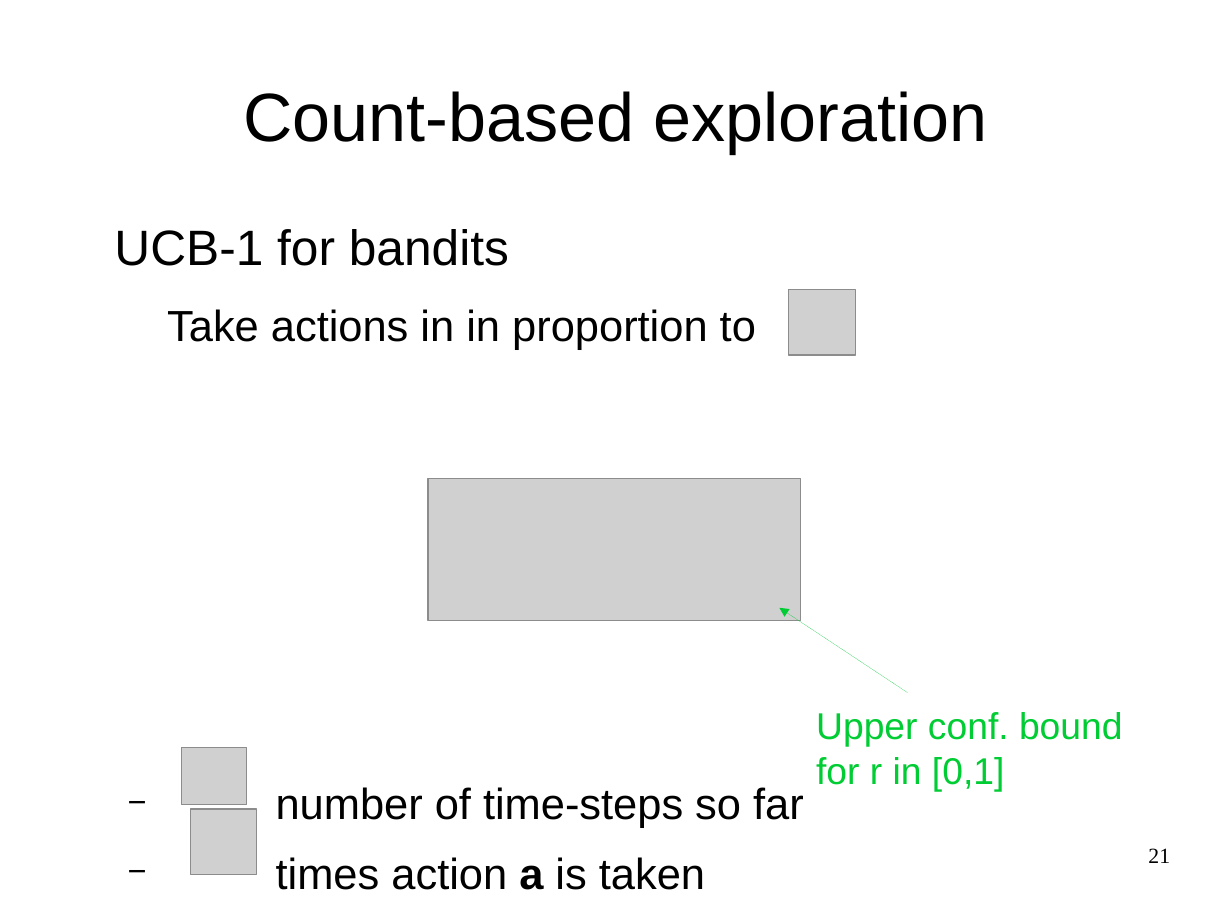
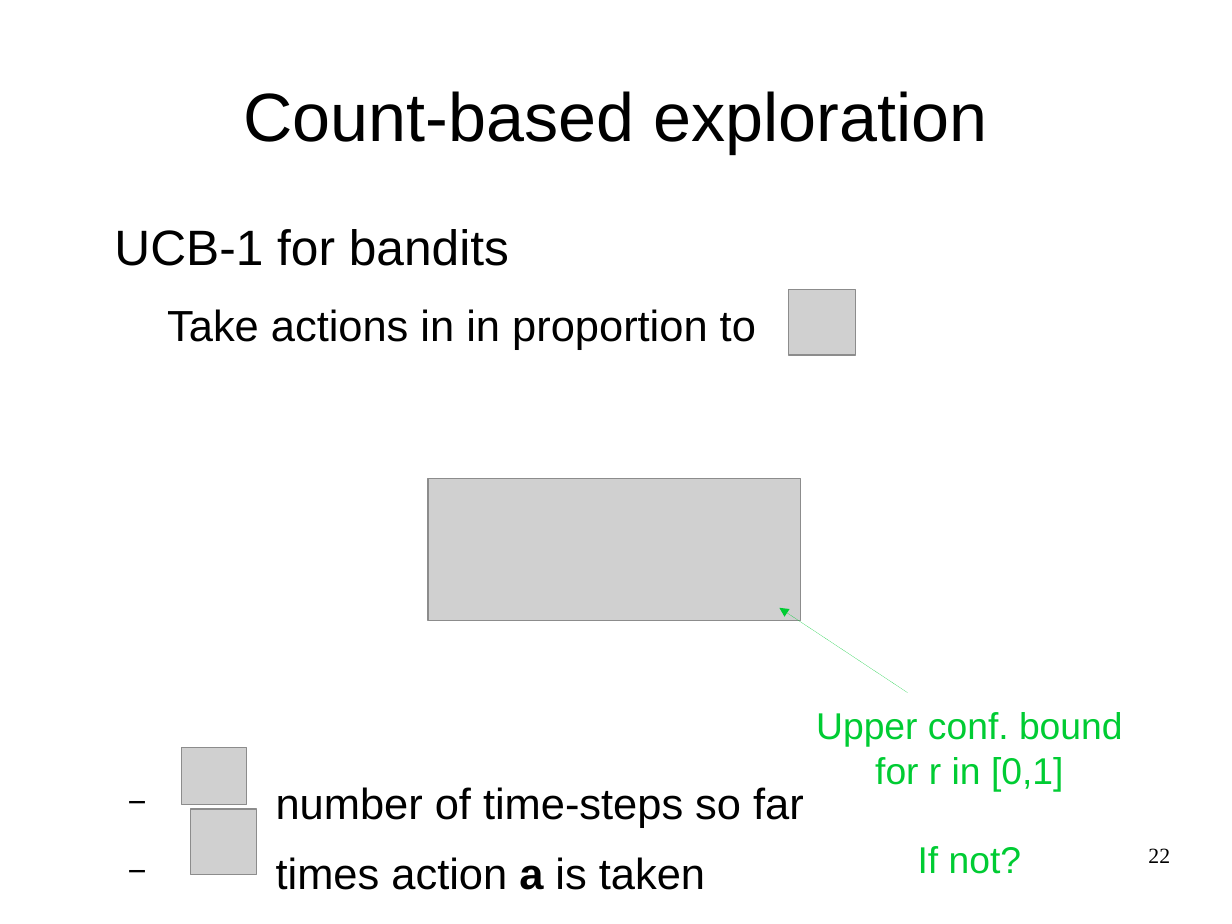
Before and after one commit to justheuristic/picsart_rl, a slide deck: slide 22 of day4/lecture_part1.odp (slide 21 before the commit). Drawn at 1232x924 pixels with LibreOffice and Linux fonts; fonts in the diff are those of the drawing; grey boxes stand for pictures. Boxes give left, top, right and bottom in pixels: in the first picture for what was removed or moved away, otherwise in the second. Text is boxed around its words. In the diff, an @@ line names an element or a change of style, - is before the commit and + after.

Commit message:
fix lecture titles, minor typos, major typos, etc.

```diff
--- a/day4/lecture_part1.odp
+++ b/day4/lecture_part1.odp
@@ text at <box>875,757,1063,791</box>: alignment left to centre @@
@@ text at <box>918,846,1021,874</box>: paragraph added @@
+If not?
@@ page number at <box>1148,848,1170,863</box>: text changed @@
-21
+22
```
Also in this commit, not shown: 14 other slides changed, 3 slides added, 2 slides removed, 2 other files.
